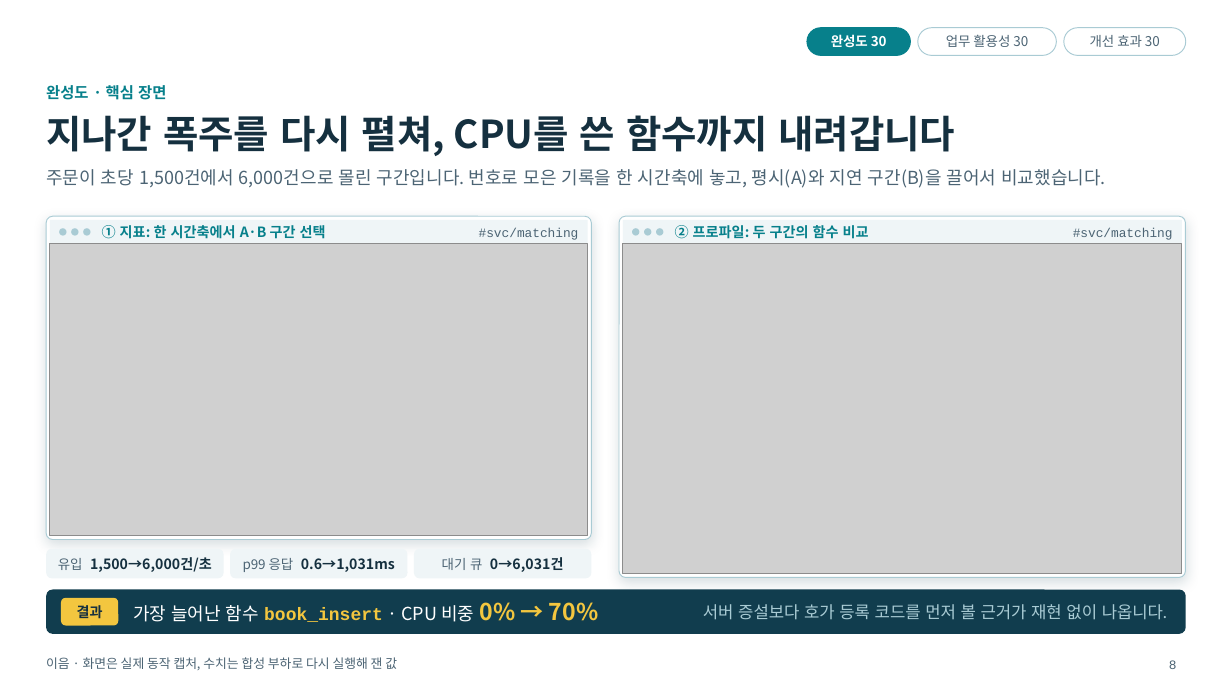
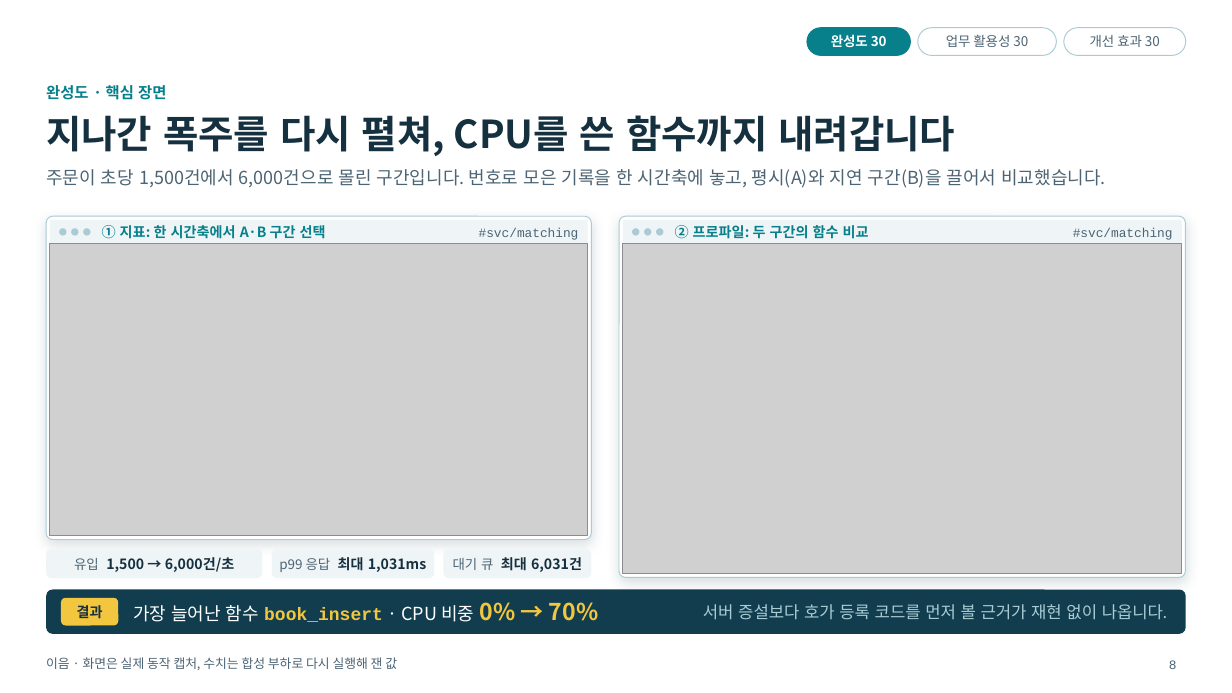
Before and after one commit to bulletgirls/contune, a slide deck: slide 8 of docs/submission/eum-presentation.pptx. Drawn at 1232x693 pixels with LibreOffice and Linux fonts; fonts in the diff are those of the drawing; grey boxes stand for pictures; background and template pictures are left out. Boxes give left, top, right and bottom in pixels: in the first picture for what was removed or moved away, otherwise in the second. Text is boxed around its words. In the diff, an @@ line names an element or a change of style, - is before the commit and + after.

```diff
--- a/docs/submission/eum-presentation.pptx
+++ b/docs/submission/eum-presentation.pptx
@@ rounded rectangle: place and size @@
-rounded rectangle at <box>46,549,224,579</box>
+rounded rectangle at <box>46,549,262,579</box>
@@ text at <box>74,557,235,572</box>: spaces changed @@
-유입 1,500→6,000건/초
+유입 1,500 → 6,000건/초
@@ rounded rectangle: place and size @@
-rounded rectangle at <box>230,549,408,579</box>
+rounded rectangle at <box>272,549,434,579</box>
@@ text at <box>279,557,427,572</box>: text changed @@
-p99 응답 0.6→1,031ms
+p99 응답 최대 1,031ms
@@ rounded rectangle: place and size @@
-rounded rectangle at <box>414,549,592,579</box>
+rounded rectangle at <box>444,549,592,579</box>
@@ text at <box>453,557,582,572</box>: text changed @@
-대기 큐 0→6,031건
+대기 큐 최대 6,031건
```
Also in this commit, not shown: 13 other slides changed, 8 other files.
